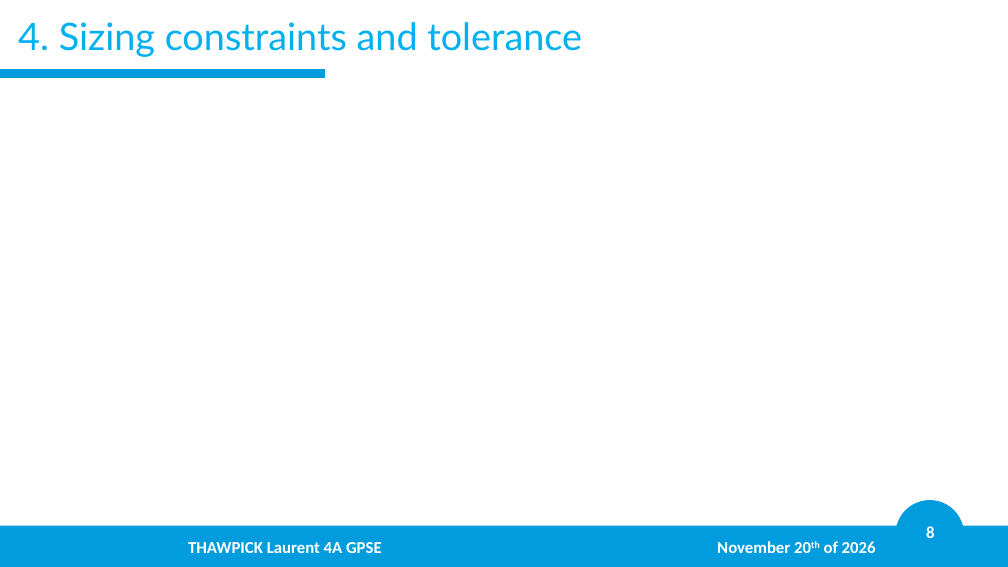
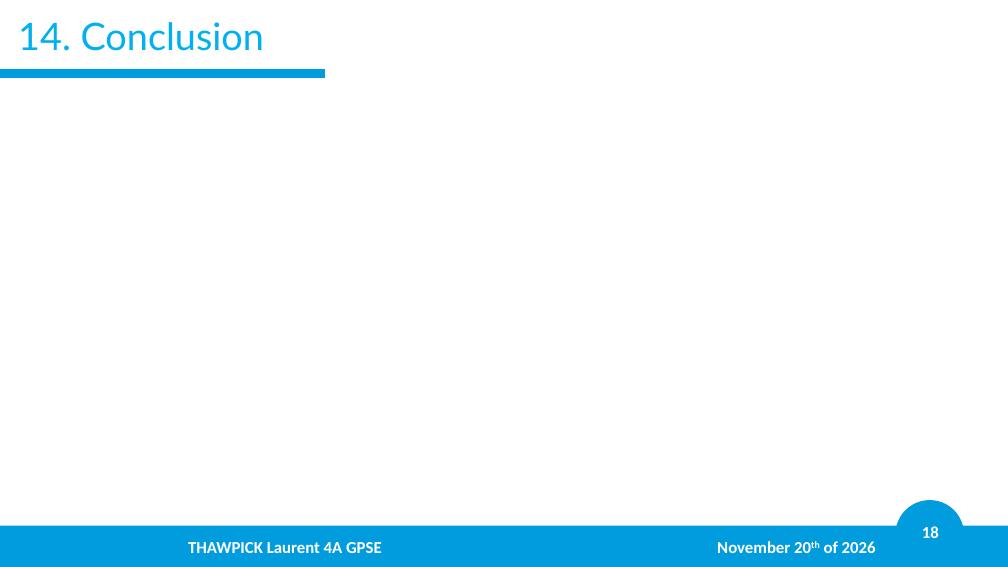
Before and after one commit to LaurentThaw/plasma-tubing, a slide deck: slide 18 of PDR for 20.11.26/PDR.pptx (slide 8 before the commit). Drawn at 1008x567 pixels with LibreOffice and Linux fonts; fonts in the diff are those of the drawing; background and template pictures are left out. Boxes give left, top, right and bottom in pixels: in the first picture for what was removed or moved away, otherwise in the second. Text is boxed around its words. In the diff, an @@ line names an element or a change of style, - is before the commit and + after.

```diff
--- a/PDR for 20.11.26/PDR.pptx
+++ b/PDR for 20.11.26/PDR.pptx
@@ title at (x1=18, y1=22, x2=264, y2=51): text changed @@
-4. Sizing constraints and tolerance
+14. Conclusion
@@ page number at (x1=922, y1=526, x2=939, y2=538): text changed @@
-8
+18
```
Also in this commit, not shown: 11 other slides changed.
